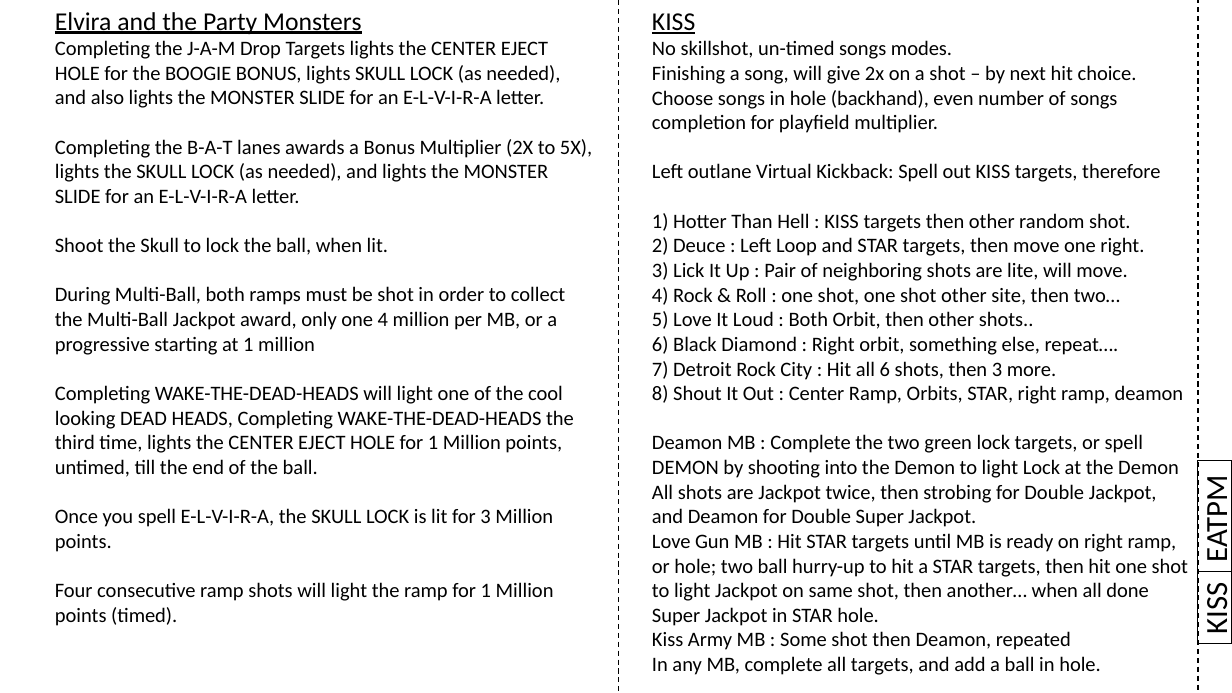
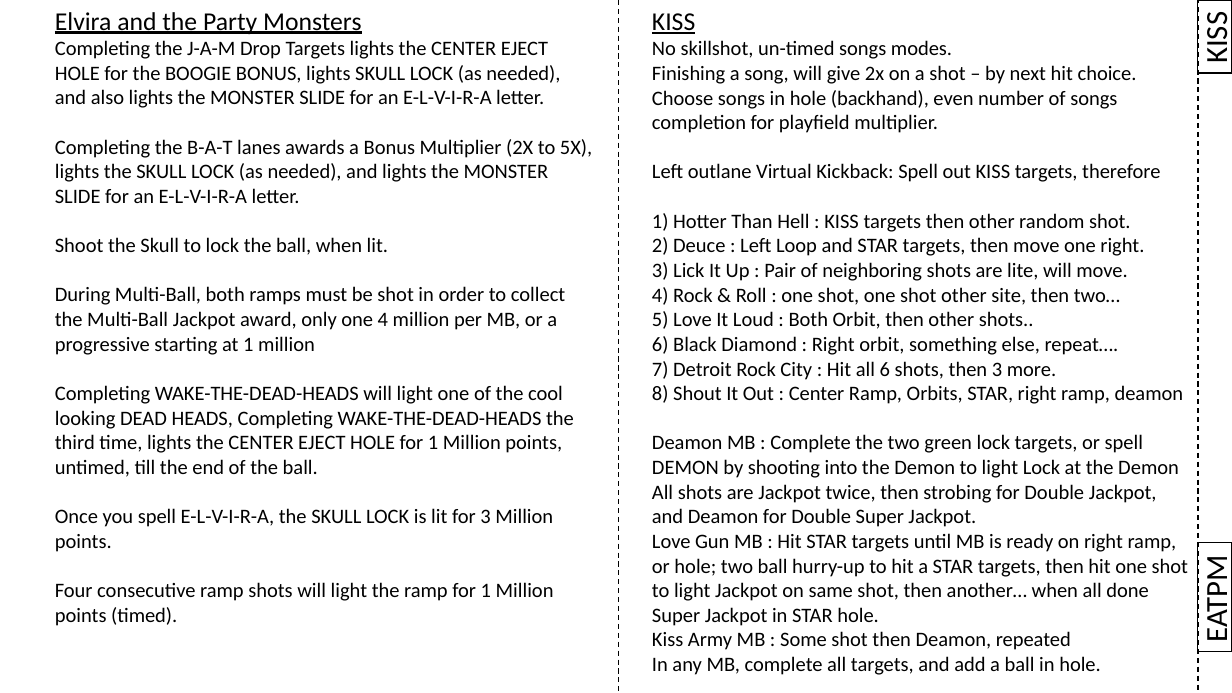
Before and after one commit to karstenbolge/PB, a slide deck: slide 14 of PB.pptx. Drawn at 1232x693 pixels with LibreOffice and Linux fonts; fonts in the diff are those of the drawing. Boxes give left, top, right and bottom in pixels: in the first picture for what was removed or moved away, otherwise in the second. Text is boxed around its words. In the diff, an @@ line names an element or a change of style, - is before the commit and + after.

```diff
--- a/PB.pptx
+++ b/PB.pptx
@@ rectangle "KISS": place and size @@
-rectangle "KISS" at bbox=[1198, 572, 1232, 644]
+rectangle "KISS" at bbox=[1198, 0, 1232, 73]
@@ rectangle "EATPM": place and size @@
-rectangle "EATPM" at bbox=[1198, 461, 1232, 572]
+rectangle "EATPM" at bbox=[1198, 543, 1232, 652]
```
Also in this commit, not shown: 20 other slides changed, 1 slide added.
